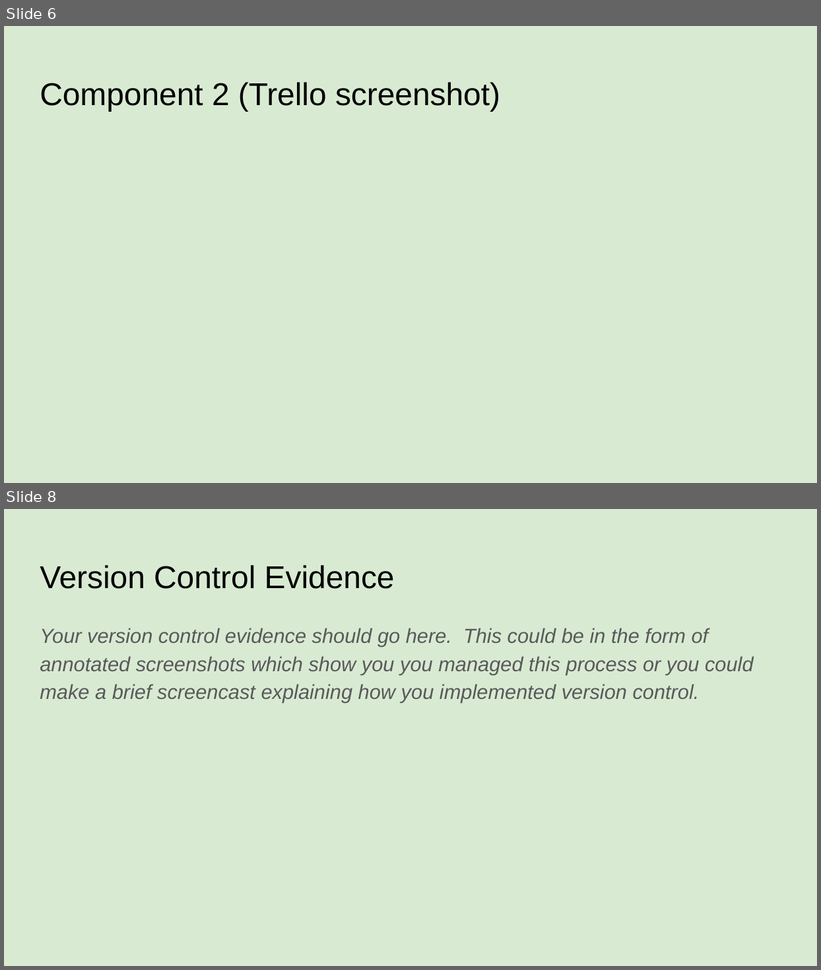
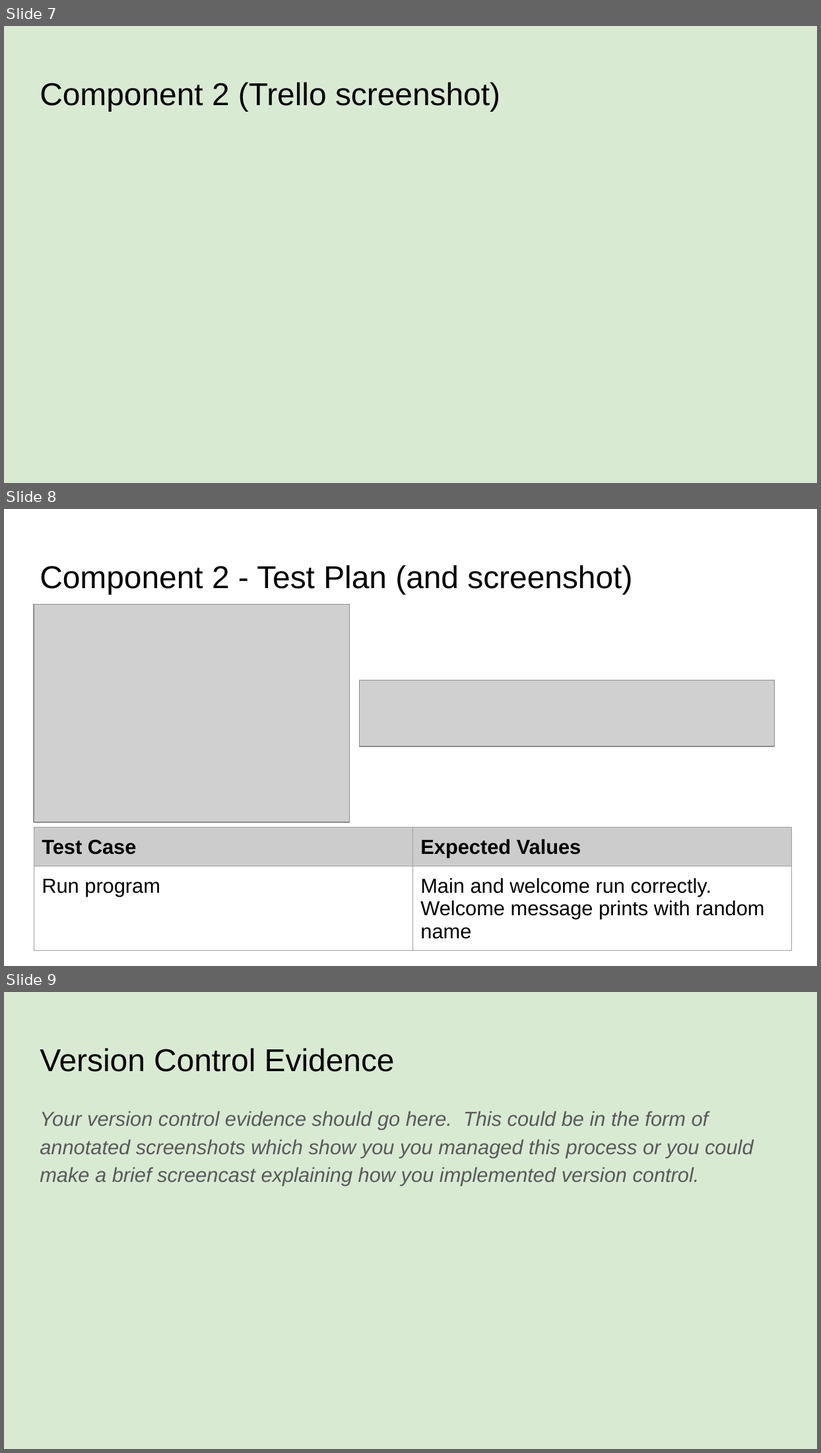
Before and after one commit to danettp/pizza_bot, a slide deck: 022_91893+_+91897+Documentation.pptx. Shown one above the other, each under a label of ours: slides 6 and 8 before the commit, slides 7, 8 and 9 after it; the slides between them are not shown. The pictures are 821x970 and 821x1453 pixels, drawn with LibreOffice and Linux fonts; fonts in the diff are those of the drawing; grey boxes stand for pictures. Boxes give left, top, right and bottom in pixels: in the first picture for what was removed or moved away, otherwise in the second. Text is boxed around its words. In the diff, an @@ line names an element or a change of style, - is before the commit and + after.

Commit message:
Created welcome v2
Changed the welcome message code into a function. Also created main() function to call welcome()

```diff
--- a/022_91893+_+91897+Documentation.pptx
+++ b/022_91893+_+91897+Documentation.pptx
@@ slide 8 added at (4, 509, 817, 966), background #FFFFFF @@
@@ title added at (40, 565, 632, 594), 28 pt, text #000000 @@
+Component 2 - Test Plan (and screenshot)
@@ picture added at (34, 604, 350, 822) @@
@@ picture added at (359, 681, 774, 747) @@
@@ table added at (34, 828, 792, 958), 2 rows, 2 columns @@
+Test Case | Expected Values
+Run program | Main and welcome run correctly. Welcome message prints with random name
@@ what was slide 6 is now slide 7 @@
@@ what was slide 8 is now slide 9 @@
```
Also in this commit, not shown: 2 slides changed, 2 other files.
